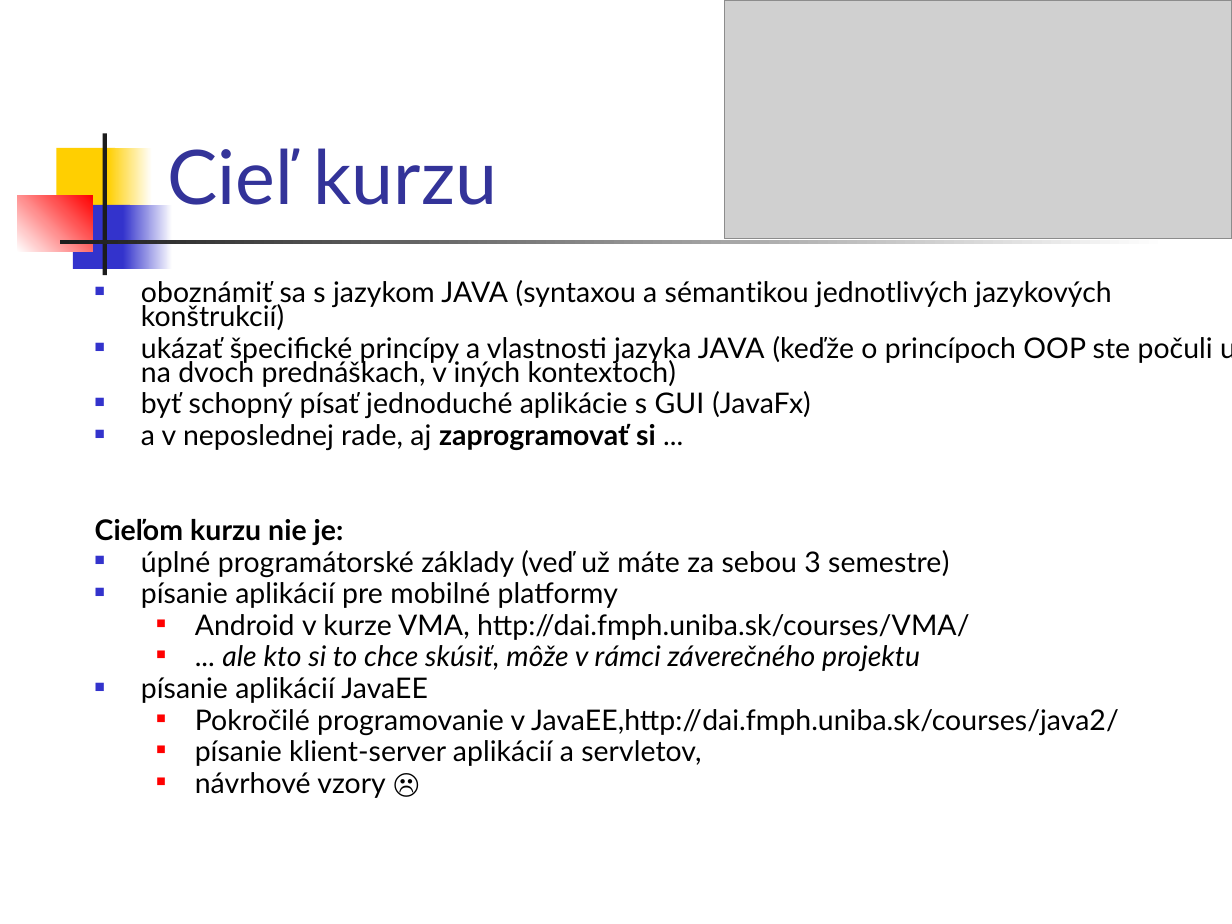
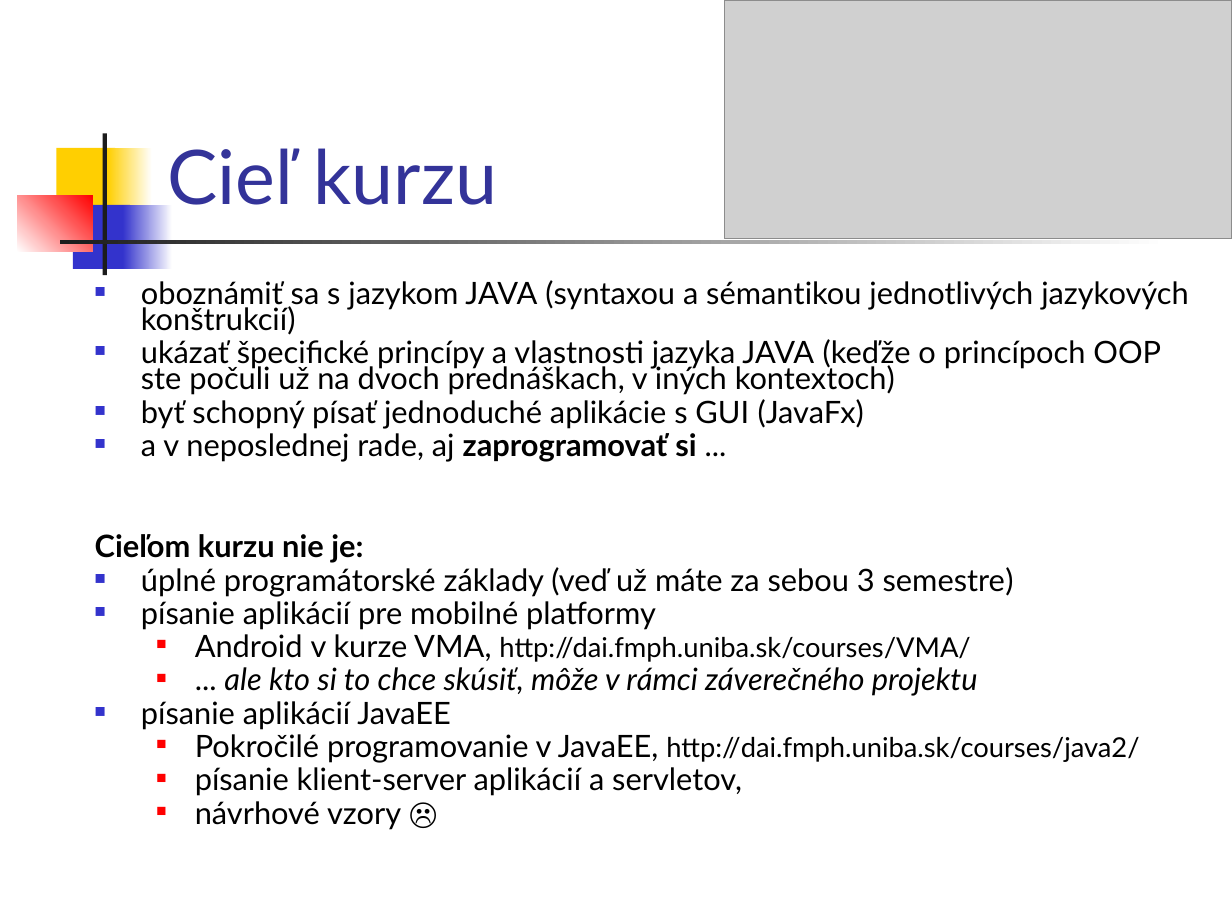
Before and after one commit to Programovanie4/Prednasky, a slide deck: slide 8 of 01/01_java.ppt (slide 7 before the commit). Drawn at 1232x924 pixels with LibreOffice and Linux fonts; fonts in the diff are those of the drawing; grey boxes stand for pictures. Boxes give left, top, right and bottom in pixels: in the first picture for what was removed or moved away, otherwise in the second. Text is boxed around its words. In the diff, an @@ line names an element or a change of style, - is before the commit and + after.

```diff
--- a/01/01_java.ppt
+++ b/01/01_java.ppt
@@ text at [95,280,1188,830]: size 16.6 to 18 pt in "oboznámiť sa s jazykom JAVA (syntaxou a ...", "ukázať špecifické princípy a vlastnosti jazyka JAVA ...", "byť schopný písať jednoduché aplikácie s GUI ...", "a v neposlednej rade, aj zaprogramovať si ..." and 8 more places; size 16.6 to 16 pt in "http://dai.fmph.uniba.sk/courses/VMA/" @@
@@ text at [195,734,1139,763]: text changed; size 16.6 to 16 pt @@
-  ■ Pokročilé programovanie v JavaEE,http://dai.fmph.uniba.sk/courses/java2/
+  ■ Pokročilé programovanie v JavaEE, http://dai.fmph.uniba.sk/courses/java2/
```
Also in this commit, not shown: 10 other slides changed, 1 slide added, 5 other files.
